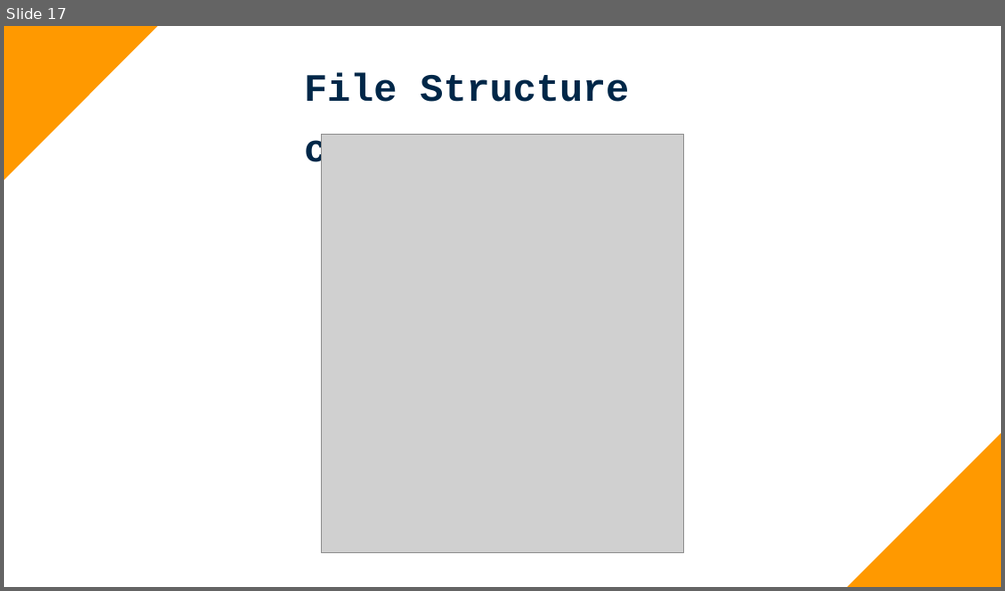
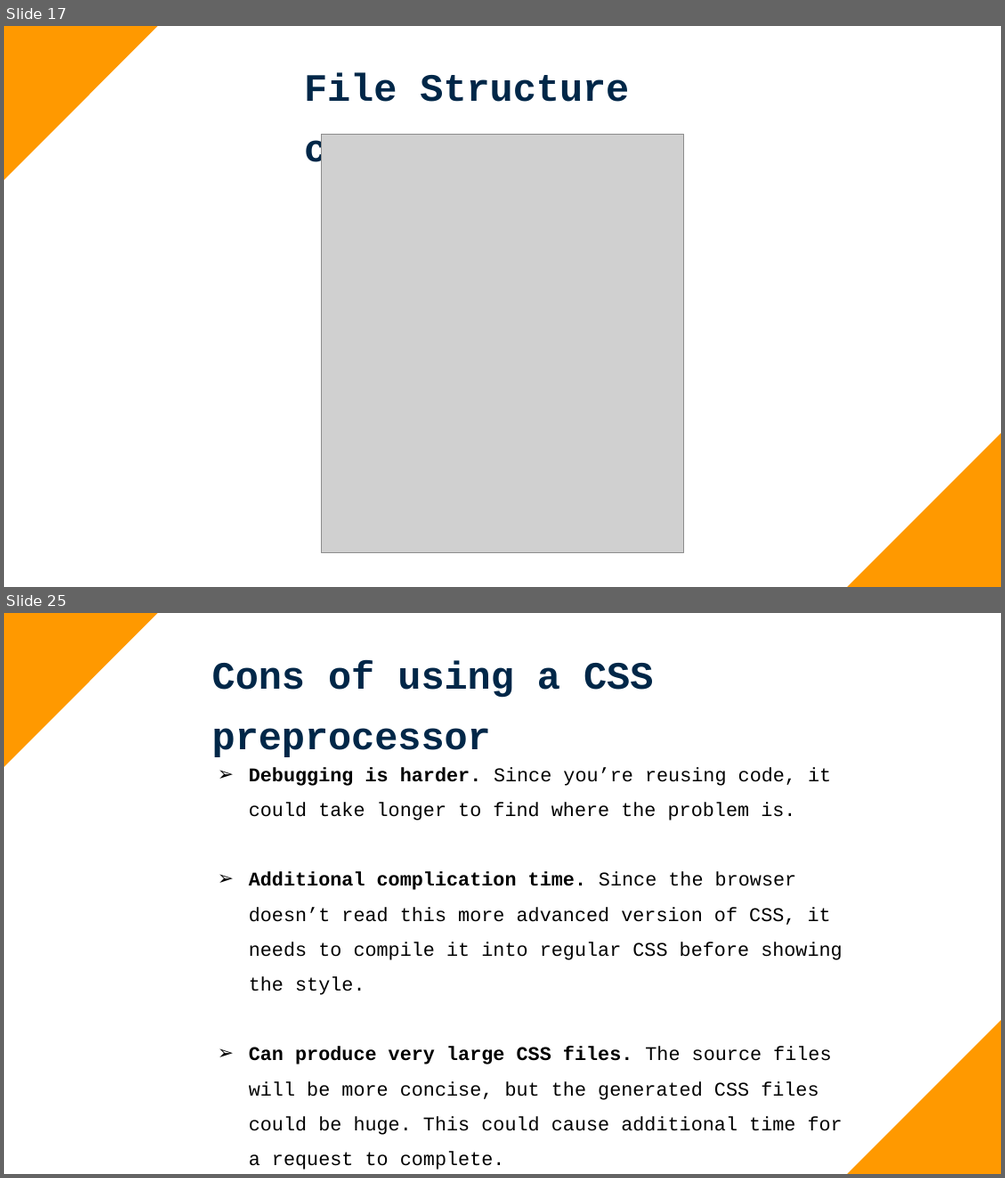
Before and after one commit to Aamer-Qanadilo/BEM_Pre-Processor_Presentation, a slide deck: BEM-Arch.pptx. Shown one above the other, each under a label of ours: slide 17 before the commit, slides 17 and 25 after it; the slides between them are not shown. The pictures are 1005x591 and 1005x1178 pixels, drawn with LibreOffice and Linux fonts; fonts in the diff are those of the drawing; grey boxes stand for pictures. Boxes give left, top, right and bottom in pixels: in the first picture for what was removed or moved away, otherwise in the second. Text is boxed around its words. In the diff, an @@ line names an element or a change of style, - is before the commit and + after.

```diff
--- a/BEM-Arch.pptx
+++ b/BEM-Arch.pptx
@@ slide 25 added at (x1=4, y1=613, x2=1001, y2=1174), background #FFFFFF @@
@@ right triangle added at (x1=4, y1=613, x2=157, y2=766), fill #FF9900 @@
@@ text added at (x1=212, y1=660, x2=653, y2=757), 28 pt, text #002748, bold @@
+Cons of using a CSS preprocessor
@@ text added at (x1=249, y1=767, x2=842, y2=1169), 14 pt, text #000000 @@
+  ➢ Debugging is harder. Since you’re reusing code, it could take longer to find where the problem is.
+  ➢ Additional complication time. Since the browser doesn’t read this more advanced version of CSS, it needs to compile it into regular CSS before showing the style.
+  ➢ Can produce very large CSS files. The source files will be more concise, but the generated CSS files could be huge. This could cause additional time for a request to complete.
@@ right triangle added at (x1=848, y1=1020, x2=1001, y2=1173), fill #FF9900 @@
```
Also in this commit, not shown: 8 other slides added, 1 other file.
